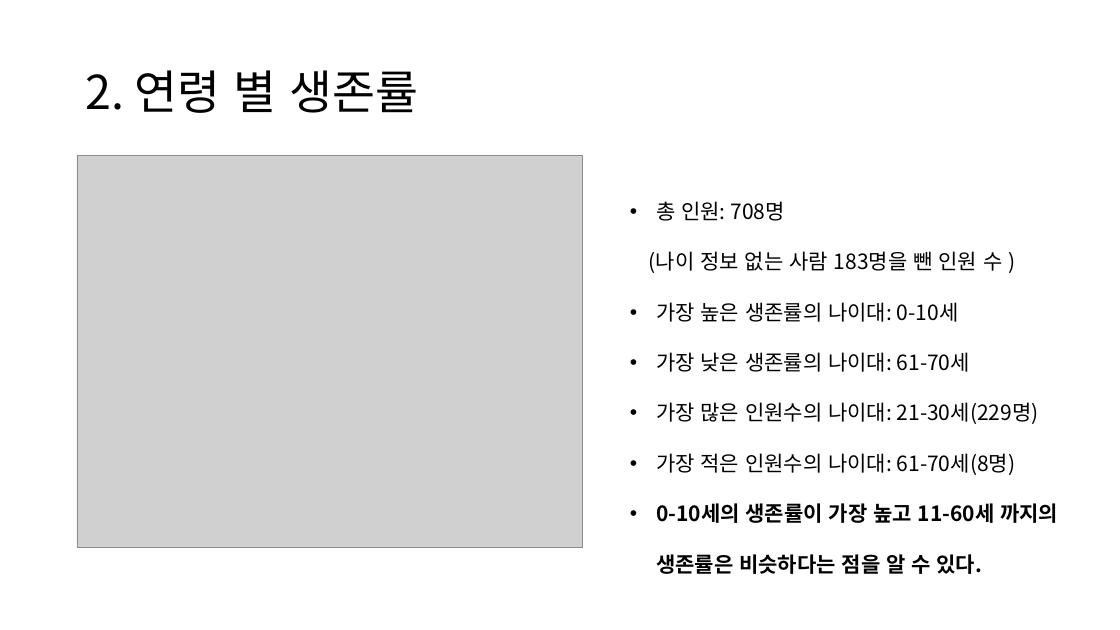
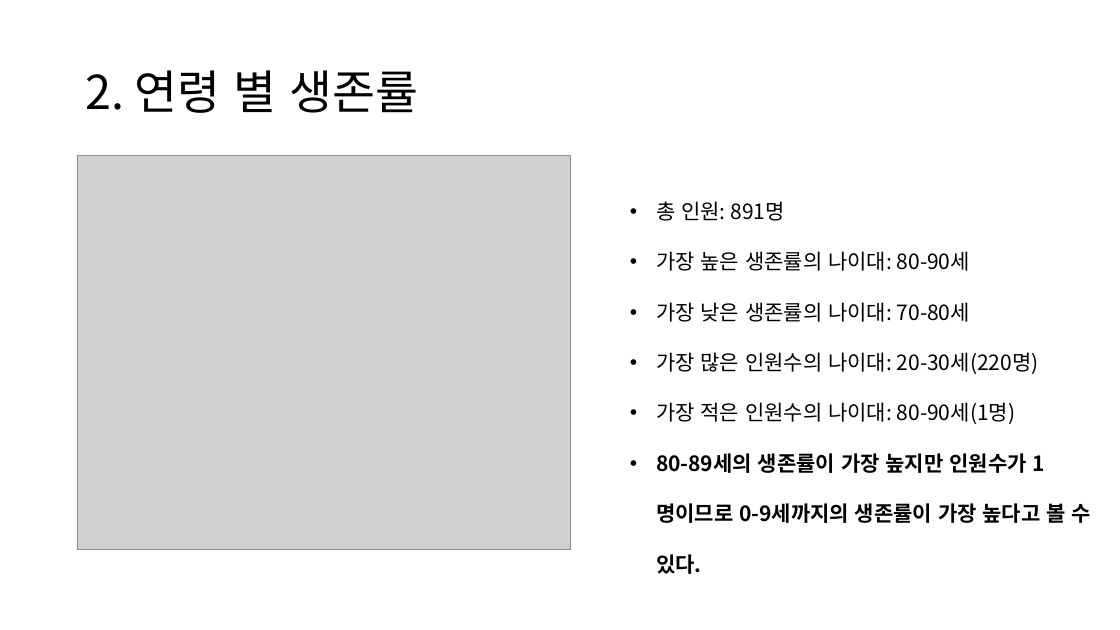
Before and after one commit to atto08/Titanic_tutorial, a slide deck: slide 3 of Train_Lee/project_titnic.pptx. Drawn at 1120x630 pixels with LibreOffice and Linux fonts; fonts in the diff are those of the drawing; grey boxes stand for pictures. Boxes give left, top, right and bottom in pixels: in the first picture for what was removed or moved away, otherwise in the second. Text is boxed around its words. In the diff, an @@ line names an element or a change of style, - is before the commit and + after.

```diff
--- a/Train_Lee/project_titnic.pptx
+++ b/Train_Lee/project_titnic.pptx
@@ picture: place and size @@
-picture at <box>77,155,583,548</box>
+picture at <box>77,155,571,549</box>
@@ text at <box>656,201,1091,574</box>: text changed @@
-• 총 인원: 708명
-(나이 정보 없는 사람 183명을 뺀 인원 수 )
-• 가장 높은 생존률의 나이대: 0-10세
-• 가장 낮은 생존률의 나이대: 61-70세
-• 가장 많은 인원수의 나이대: 21-30세(229명)
-• 가장 적은 인원수의 나이대: 61-70세(8명)
-• 0-10세의 생존률이 가장 높고 11-60세 까지의 생존률은 비슷하다는 점을 알 수 있다.
+• 총 인원: 891명
+• 가장 높은 생존률의 나이대: 80-90세
+• 가장 낮은 생존률의 나이대: 70-80세
+• 가장 많은 인원수의 나이대: 20-30세(220명)
+• 가장 적은 인원수의 나이대: 80-90세(1명)
+• 80-89세의 생존률이 가장 높지만 인원수가 1명이므로 0-9세까지의 생존률이 가장 높다고 볼 수 있다.
```
Also in this commit, not shown: 1 other slide changed, 1 other file.
